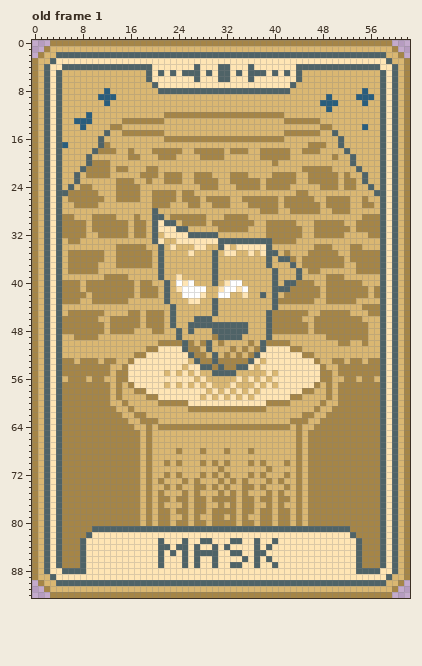
Pixel-art file: assets/mask.aseprite. The picture above was drawn from the file before the commit.
63x93 pixels, 1 frame. Shown: old frame 1.
The same view after the edit:
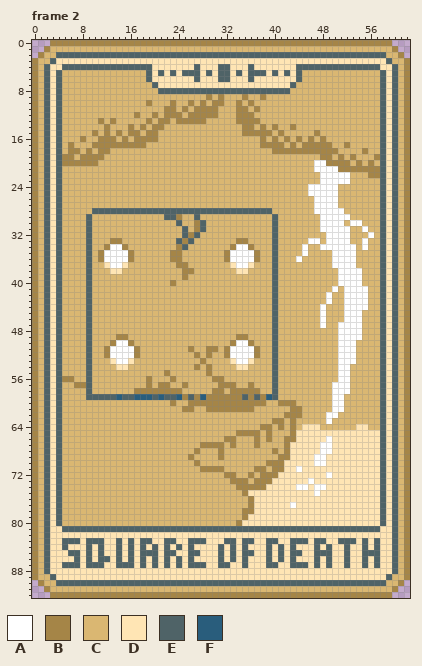
Palette (. is transparent): A #ffffff  B #a58547  C #dab772  D #ffe5b4  E #4f6367  F #295d7c
A new or re-ordered frame is compared with the old frame closest to it.
Edits made:
frames 1 -> 2
layer "Border" added
layer "Text" added
layer "Layer 4" removed
Changed rows in their new state; - is an unchanged pixel.
Frame 2 is new; against old frame 1:
first column x 4:
 8 --------C------------------------------------------C---
 9 -------CCC---------------B-B---B--B----------C----CCC--
10 --------C------B---B--B-B-BB--B-B-----------CCC----C---
11 ------------------BB-B-BBBB---BB-B-----------C---------
12 -----C-------B--B----C-----CCC---CCCCC-----------------
13 ---CCC-B-B-CCCC-C-B-BBBBB-----BBBB----CCCCCC-----------
14 ----C---BCC-B-B-BB-------------BB-B-B--B----CC-----C---
15 ------B-B-BC--C--C-------------BBBBB-BCCCCC---C--------
16 ----B--BBB-B-BBBB-CCCCCCCCCCCCCCCC-C-CB-B-B-B--C-------
17 -CB---BB-BBBBBB-------------------BBBB-B-B---B-CB------
18 --BB-BC--C--C---CCCCC--CCCCC-CCC--CC---BB---BBB-C--B---
19 -BB-BBBB----CC---CCC----CCCC------CCCCC-----BBCB-B---B-
20 -BBBBB-CC---------------------------C------AABBBBCB-B--
21 ----CCCCC-CC---CC------------------------CCAAAABBBBBBB-
22 ---C-CCCC-----CCC-CCC--CCC---CCC----CCCC--CCAAAAA--CBB-
23 ---C------CCC--C--CCC--CCCC--CCCCC-CCCCC--CCAAAAAC-C---
24 --C-CC----CCCC----------CCC---CCCC-CCCC---AAAAA-CC--C--
25 -CCCCCC---CCCC--CCCC-CC-----------------CCAAAAA------C-
26 --CCCCCC--CCCC--CCCC-CCC-CCCC--CCCCCC-CCCCCAAAACC--C---
27 ---CCCC---------CCC---CC--CCC---CCCCC-CCCCCAAAACC--CC--
28 ------EEEEEEEEEE-EEEEEEEEEEEEEEEEEEEC--CCCCAAAAAC------
29 -CC--ECCCC---C--CCEE-CCEC---CCCC----E-------AAAAA--CCC-
30 -CCCCECCCCCC-CC-CCCCECC-E-CCCCCCC--CECCC---CAAAA-AACCC-
31 -CCCCECCCCCC-CC-CCCCC--BE--CCCCC---CECCCC--CAAAAA-CACC-
32 -CCCCE-CCCCC-CC-C-CCCEB-CCC--------CECCCC--CCAAAA---AC-
33 --CC-E---BB-----CC--EBECCCCCCCBBCCCCECCC--AA-AAAA--A---
34 -----E--BAA-CCC--C-CBE-CC--CCBAABCCCE----A-CAAAAAACA---
35 --CCCEC-AAAA-CCC-C-BB-C---C-BAAAABCC--C--ACCCCAAAACCCC-
36 --CCCEC-AAAA-CCC-C-BB-----C-BAAAAB-CECCCACCCCCAAAACCCC-
37 --CCCEC-DAADCCCC-C--BB----C--DAAD--CE--C-CCCCCAAAACCCC-
38 --CCCEC--DD------C---BB---C---DD--------C-CC---AAAACCC-
39 -----E--CCCC-----C--CB----C-------------C----CCAAAA----
40 -CCC-ECCCCCCC-CC--CBCCC---C-CCC-------CCCCC--CCAAAA----
41 -CCC-ECCCCCCC-CCC-C-CCCCC--CCCCC-----CCCCCCC-CACAAAA-C-
42 -CCCCECCCCCCC-CCC-C--CCCC--CC--C--C---CCCCCC-ACCAAAA-C-
43 -CCC-ECCCCCC------C---CC--C----------CCCCCC--ACCAAAA---
44 -----E-------------C------C-----------------A---AAAACC-
45 --CCCECC----CC-CCC-C------C--------CECCCCC--ACCCAAA-CC-
46 -CCCCEC--CCCCC-CCC-C---CCC---------CECCCC--CACCCAAA----
47 -CCCCECC-CCCCC-CCC-C--CCCCCCCCCC---CECCCCC-CACCAAAAC---
48 -CCCCECC-CCCC---CC--C-C---CCCCCC---CECCCCC-CCCCAAAAC---
49 ---CCEC---BB--------C-----CCCCBB---CE--------CCAAAAC---
50 -----E---BAAB----CCCCCC-CC-C-BAA--CCECC--------AAA-C---
51 -----E--BAAAAB-CCCCCCC-C-BB-BAAAA-CCECCCC------AAA-----
52 -----E--BAAAA-CCCCCCCCC-CBC--AAAABCCECCCCCC----AAA-----
53 -CC-CEC-CDAADCCCCCCCCC-C-CCCCDAADC-CECCCCCCC--CAAAC-CC-
54 -CCCCECCC-DDCCCCCCCCC-CBCBCCCCDDC-CCECCCCCCCC--AACCCCC-
55 -CCCCECCC-CCCCCCCCBC-C-C-BCCCC-----CECCCCCCCCC-AACCCCC-
56 -B-CCECC--CCCCCBCCCBCCC-C-BB--C-C-C-ECCCCCCCCC-AAC-CC--
57 -CC--ECCC-C-CCCBCBBC-B-C-C-BBB--BC-CECCCCCCC-CAAACCCCC-
58 -CCCCECCC-C----BBBBBBCCCC-BBCBBBBBCCECCCCCC--CAAACCCCC-
59 -CCCCEEEEEFEEFFFEFEEFBEBFBBBBBBEBEBFECCCC----CAACCCCCC-
60 -CCCCCCCC--C-----CC-CCBBBBBBBBBBBBBCC--B----C-AACCCCCC-
61 -CCCCCCCCC--C--------B-CC--------CC----BB--C--AACCCCCC-
62 -CCCCCCCCCC--CC-----------------------BBBCC--AACCCCCCC-
63 -CCCCCCCCCCC--CCC-------------------BB--CC--CACCCCCCCC-
64 -CCCCCCCCCCCC--C-CCCCCCCCCCCCCCCCC--C-CBCDDDCCCCCCDDCC-
65 -CCCCCCCCCCCCC-C--------------BBBB-B---BDDDDDDDDDDDDDD-
66 -CCCCCCCCCCCCC-C------------BB---B-B--BBDDDDDADDDDDDDD-
67 -CCCCCCCCCCCCC-C--------BBBB-B---B----BDDDDDAADDDDDDDD-
68 -CCCCCCCCCCCCC-C----C--BC--BC---C---B-BDDDDDAADDDDDDDD-
69 -CCCCCCCCCCCCC-C------B----B---------BBDDDDAADDDDDDDDD-
70 -CCCCCCCCCCCCC-C--C-C--BC-C-C---C-CBBBDDDDDAADDDDDDDDD-
71 -CCCCCCCCCCCCC-C--------BBB------BBCBBDDADDDDDDDDDDDDD-
72 -CCCCCCCCCCCCC-C--C-C---C-C--B-----BBDDDDDDDDADDDDDDDD-
73 -CCCCCCCCCCCCC-C-C---C-C---C--B--BB-DDDDDDADDDDDDDDDDD-
74 -CCCCCCCCCCCCC-C--C-C--CC-C-C-B--B-DDDDDAADAADDDDDDDDD-
75 -CCCCCCCCCCCCC-C-C---C-C---C-C--DDDDDDDDDDDADDDDDDDDDD-
76 -CCCCCCCCCCCCC-C-CC-CC-CC-CCCC-C-DDDDDDDDDDDDDDDDDDDDD-
77 -CCCCCCCCCCCCC-C-C---C-CC--C-C-C-DDDDDDADDDDDDDDDDDDDD-
78 -CCCCCCCCCCCCC-C-CC-CC-CC-CCCC---DDDDDDDDDDDDDDDDDDDDD-
79 -CCCCCCCCCCCCC-C-CC--C-C--CC-C--DDDDDDDDDDDDDDDDDDDDDD-
80 -CCCCCCCCCCCCC-C-CC-CC-CC-CCCCBDDDDDDDDDDDDDDDDDDDDDDD-
81 DEEEEE-------------------------------------------EEEEED
82 DDDDDD-------------------------------------------DDDDDD
83 DEEEDEEE--E-E-EE-DEE-DEE-D--E-DEED-E---EEE-EE--EEEDEDED
84 DEDDDE-E--E-E-E-ED---DED--DEDE-E-D---E-E---E-E--E-DEDED
85 DDEEDE-E--E-E-EEEDE--DE-DDDE--DEEDDE-E-EE--EEE--E-DEEED
86 DDDEDE-EE-E-E-E-EDE-EDED--DE-E---D---E-E---E-E--E-DEDED
87 DEEEDEEE--EEE-E-EDE-EDE-E-DEEDDE-D-E---EEE-E-E--E-DEDED
88 -DDDD---------------------------------------------DDDD-
Changed places in both pictures, as pixel boxes (x1, y1, x2, y2):
changed: (56, 88, 386, 574)
